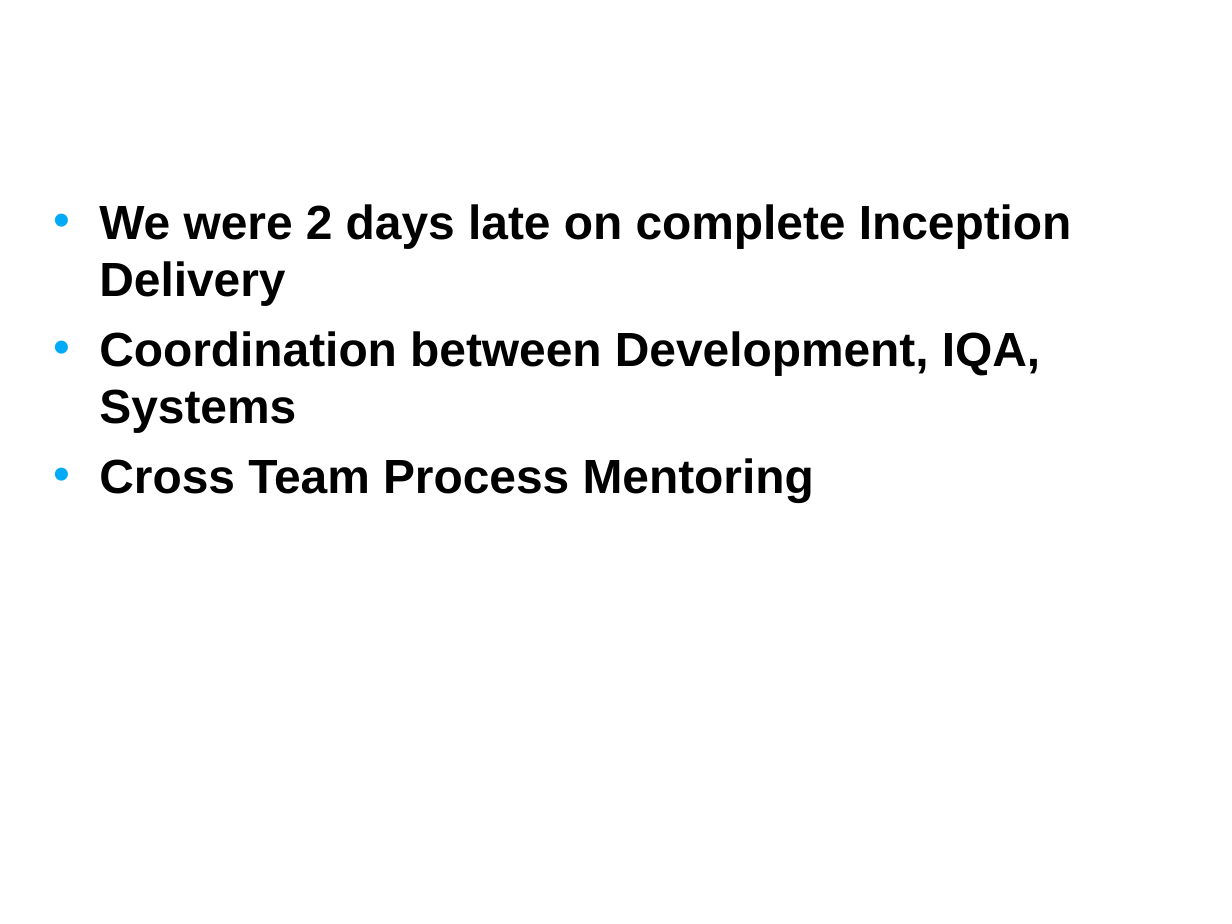
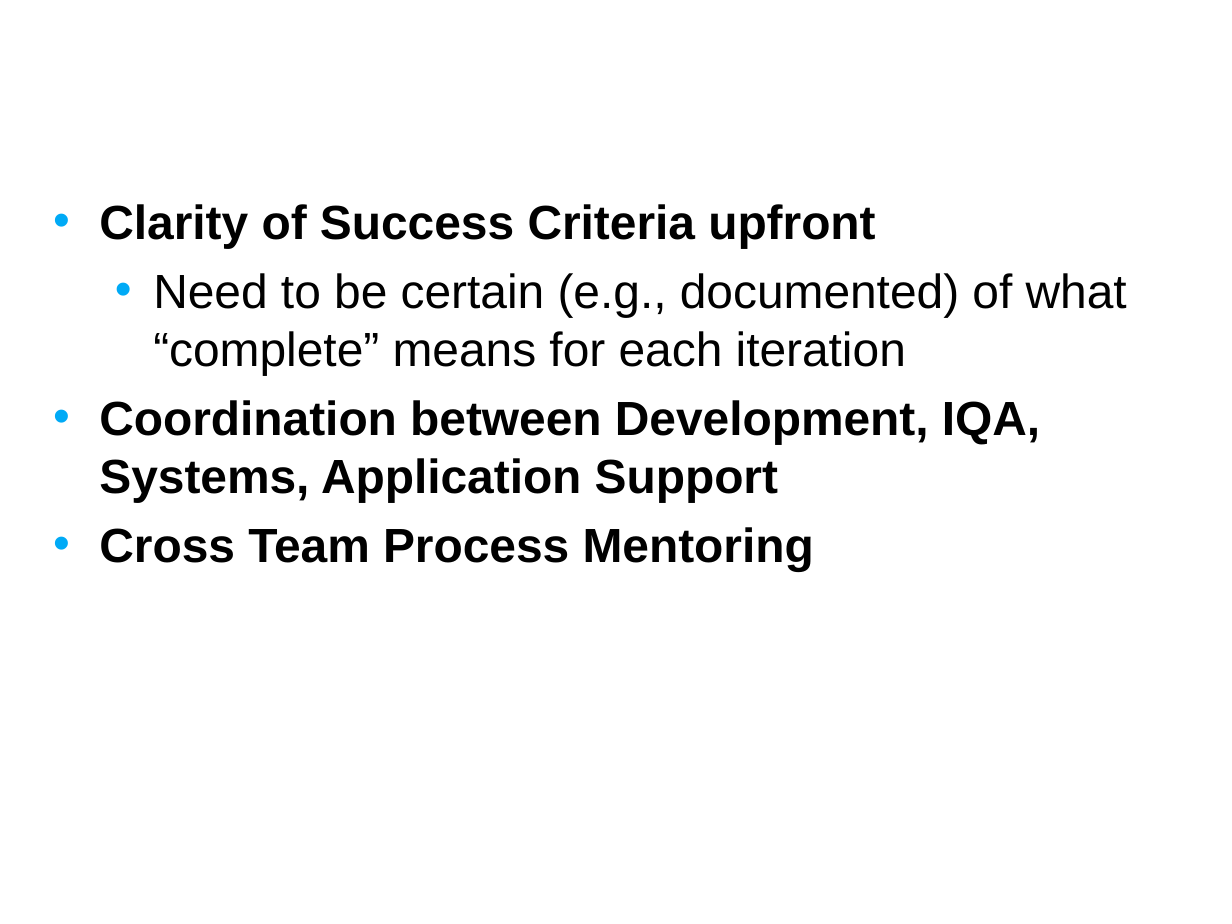
Before and after one commit to NCIP/caarray-docs, a slide deck: slide 16 of project_management/reports/inception_postmortem.ppt (slide 15 before the commit). Drawn at 1232x924 pixels with LibreOffice and Linux fonts; fonts in the diff are those of the drawing; background and template pictures are left out. Boxes give left, top, right and bottom in pixels: in the first picture for what was removed or moved away, otherwise in the second. Text is boxed around its words. In the diff, an @@ line names an element or a change of style, - is before the commit and + after.

```diff
--- a/project_management/reports/inception_postmortem.ppt
+++ b/project_management/reports/inception_postmortem.ppt
@@ text at bbox=[99, 204, 1127, 502]: text changed @@
-• We were 2 days late on complete Inception Delivery
-• Coordination between Development, IQA, Systems
+• Clarity of Success Criteria upfront
+  • Need to be certain (e.g., documented) of what “complete” means for each iteration
+• Coordination between Development, IQA, Systems, Application Support
```
Also in this commit, not shown: 9 other slides changed, 2 slides added, 1 slide removed.
